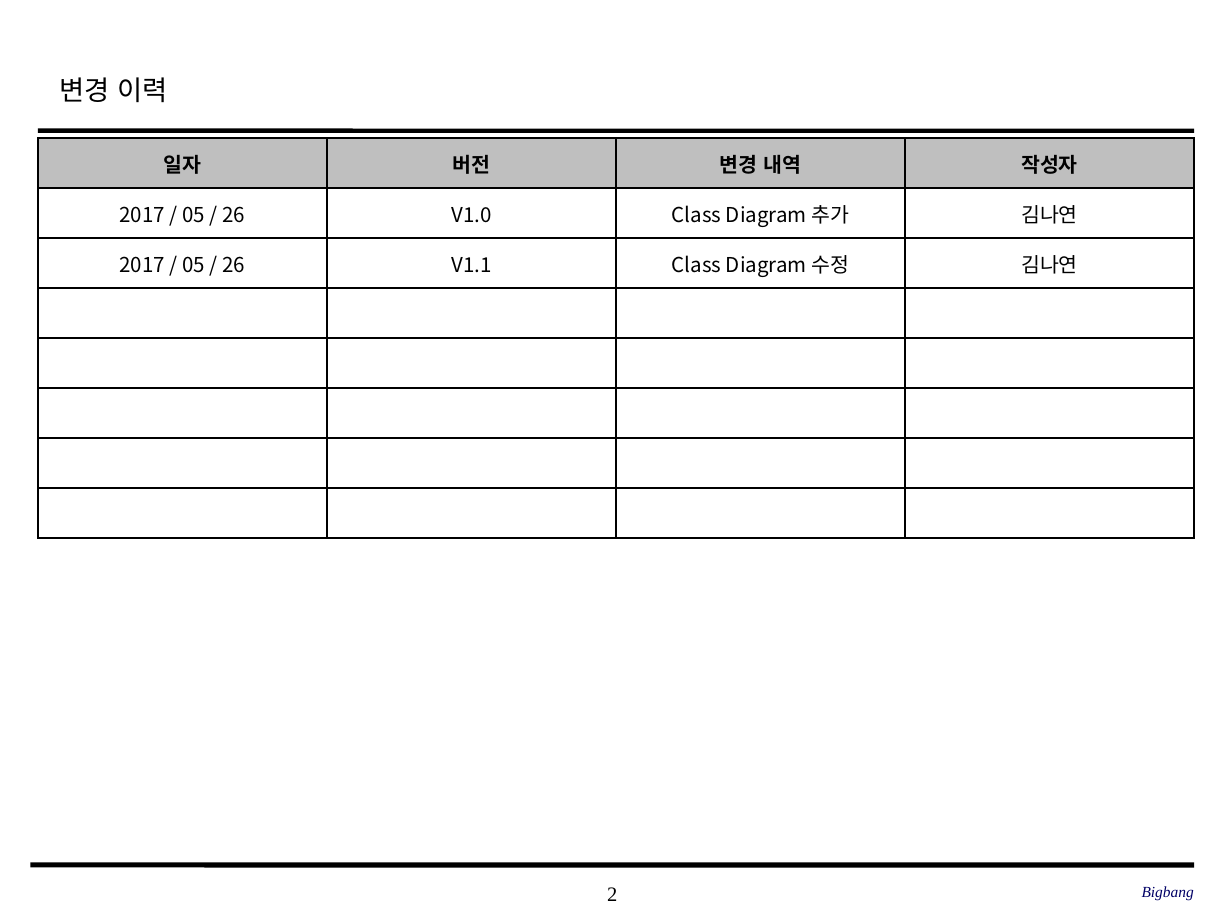
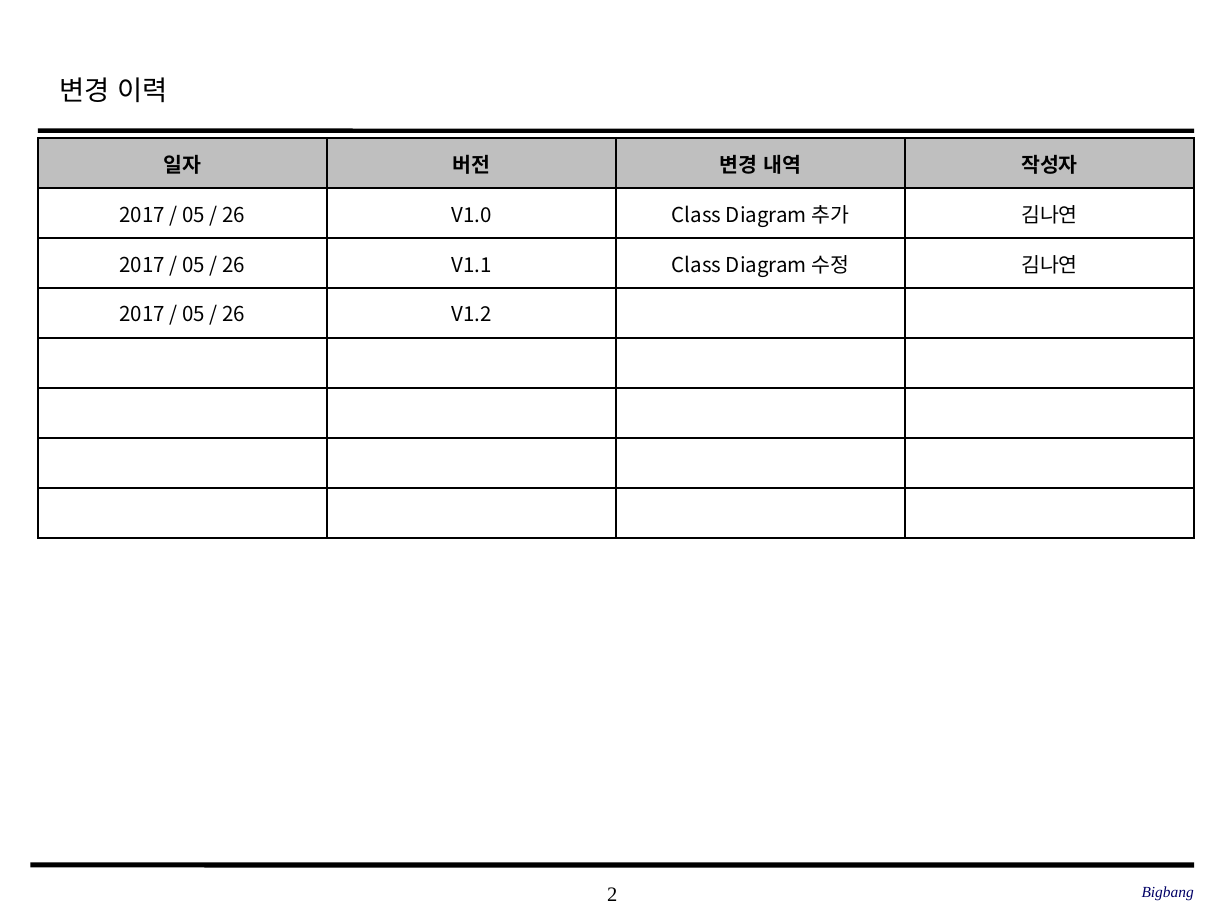
Before and after one commit to SE-admin/SE2017_1_bigbang, a slide deck: slide 2 of doc/3_ 설계서/Class Design.pptx. Drawn at 1232x924 pixels with LibreOffice and Linux fonts; fonts in the diff are those of the drawing; background and template pictures are left out. Boxes give left, top, right and bottom in pixels: in the first picture for what was removed or moved away, otherwise in the second. Text is boxed around its words. In the diff, an @@ line names an element or a change of style, - is before the commit and + after.

```diff
--- a/doc/3_ 설계서/Class Design.pptx
+++ b/doc/3_ 설계서/Class Design.pptx
@@ table at <box>38,138,1196,537</box> @@
+row 4: 2017 / 05 / 26 | V1.2 |  | 
-row 8:  |  |  | 
```
Also in this commit, not shown: 2 other slides changed.
